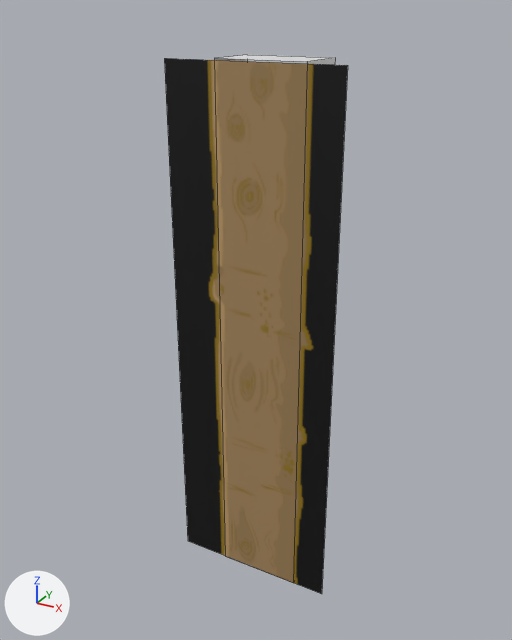
What one commit did to the Blender file Content/PuffBOMB/3D/Mountain/DarkLogV6.blend.
Both versions are drawn from a 50 mm lens placed at (13.16, -19.12, 19.45), pointed at (2.48, 0.31, 9.74). Every picture has the same lights, and +X, +Y and +Z are marked at lower left. Mesh edges are drawn as thin lines.
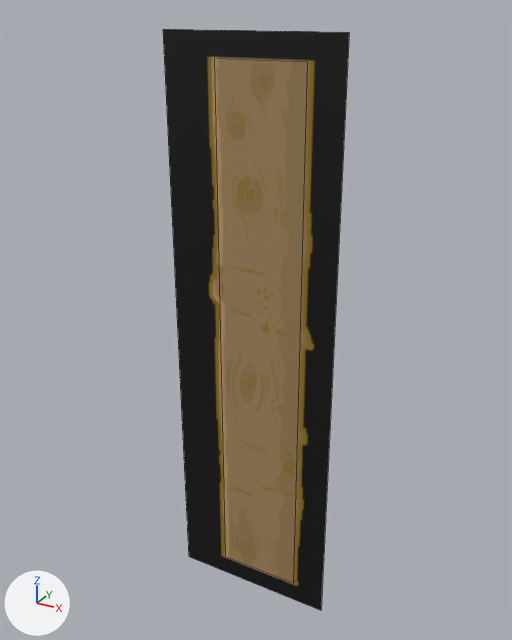
What differs and where, as boxes (x1, y1, x2, y2) in the pictures (512 x 640 px):
'Plane', recoloured, reshaped (9% taller)
    before: (164, 58, 348, 594)
    after: (163, 29, 349, 611)

Diff of the bpy script that builds the scene:
```diff
--- a/Content/PuffBOMB/3D/Mountain/DarkLogV6.blend.py
+++ b/Content/PuffBOMB/3D/Mountain/DarkLogV6.blend.py
@@ img_darklog6_png_001 @@
+img_darklog6_png_001 = load_image('DarkLog6.png.001', '../../Textures/Foregrounds/Mountain/DarkLog6.png', 328, 104, 'Non-Color')
@@ mat_darklog6_png_001 @@
+mat_darklog6_png_001 = principled_material('DarkLog6.png.001')
+mat_darklog6_png_001.texture = img_darklog6_png_001
@@ me_plane @@
 me_plane.from_pydata(...)  # 4 vertices, 1 face; spans x 0.0..3.1, y 0.0..1.0, z 0.2
 # used by ob_plane; location = (5.8, 0.4, 0.0); rotation_euler = (1.571, -1.571, 0.0), in degrees (90, -90, 0); scale = (5.83, 5.83, 5.83)
-me_plane.vertices[0].co = (3.1, 1.0, 0.2)  # pixel (164, 58)
-me_plane.vertices[1].co = (3.1, 0.0, 0.2)  # pixel (347, 65)
-me_plane.vertices[2].co = (0.0, 0.0, 0.2)  # pixel (321, 594)
-me_plane.vertices[3].co = (0.0, 1.0, 0.2)  # pixel (187, 541)
-me_plane.materials.append(mat_darklog6_png)  # picture img_darklog6_png
+# me_plane part 1
+me_plane.vertices[0].co = (3.24, 1.0, 0.2)  # pixel (162, 29)
+me_plane.vertices[1].co = (3.24, 0.0, 0.2)  # pixel (349, 32)
+me_plane.vertices[2].co = (-0.14, 0.0, 0.2)  # pixel (321, 610)
+me_plane.vertices[3].co = (-0.14, 1.0, 0.2)  # pixel (188, 556)
+me_plane.materials.append(mat_darklog6_png_001)  # picture img_darklog6_png_001
```
